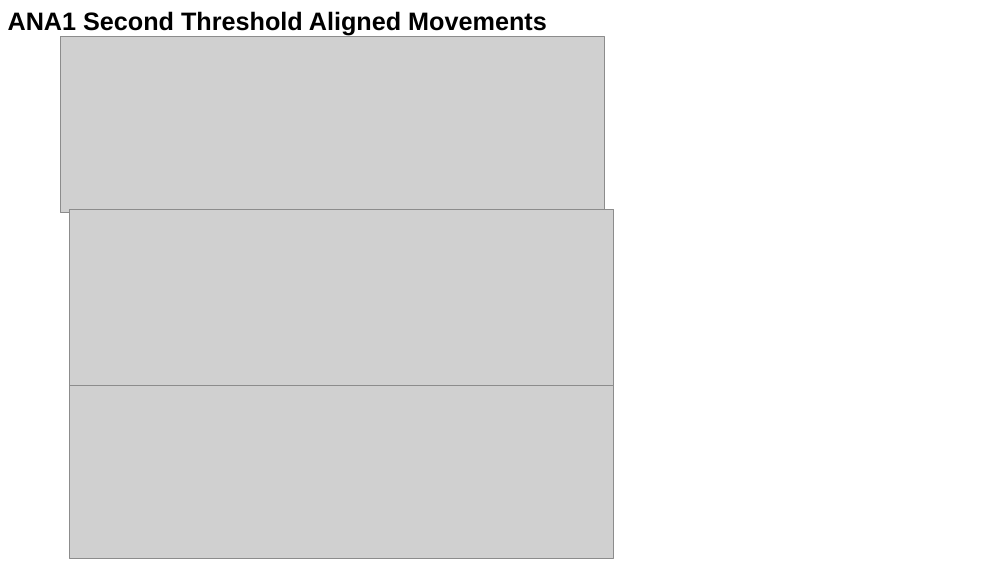
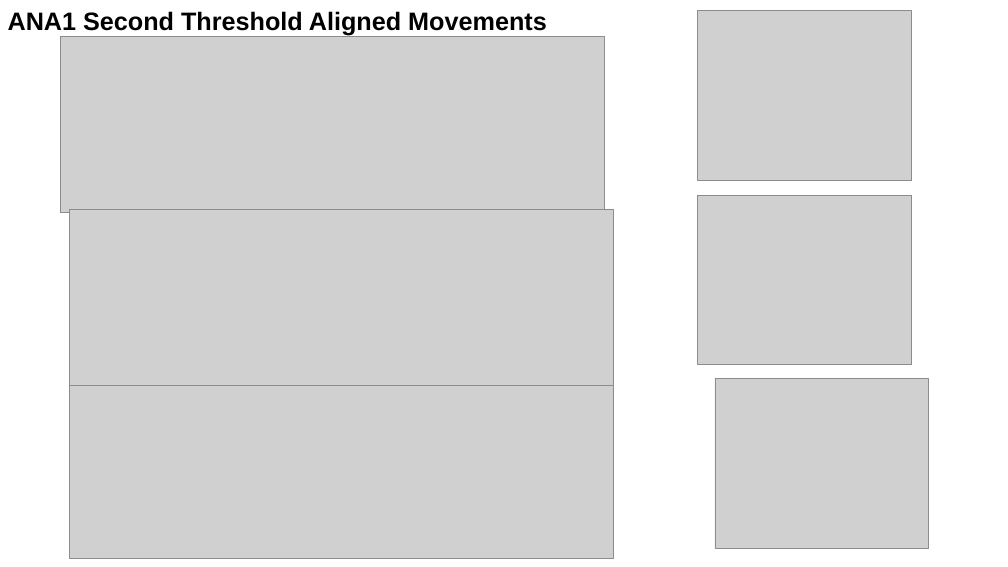
Before and after one commit to paulazoo/behavior, a slide deck: slide 2 of presentations/231215_3.pptx. Drawn at 1008x567 pixels with LibreOffice and Linux fonts; fonts in the diff are those of the drawing; grey boxes stand for pictures. Boxes give left, top, right and bottom in pixels: in the first picture for what was removed or moved away, otherwise in the second. Text is boxed around its words. In the diff, an @@ line names an element or a change of style, - is before the commit and + after.

```diff
--- a/presentations/231215_3.pptx
+++ b/presentations/231215_3.pptx
@@ picture added at <box>698,11,911,180</box> @@
@@ picture added at <box>698,195,911,364</box> @@
@@ picture added at <box>715,379,929,548</box> @@
```
Also in this commit, not shown: 2 other slides changed, 14 other files.
